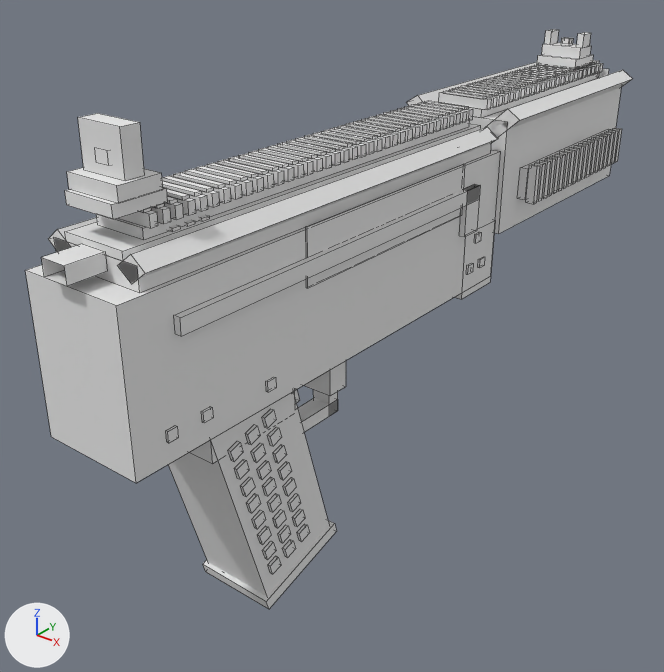
What one commit did to the OBJ model src/main/resources/assets/mareeletrica/models/block/paint_saiga12_view_0.obj.
Before and after are seen from a 50 mm camera at (1.444, -1.613, 1.069) aimed at (0.431, -0.348, 0.285). Arrows for +X, +Y and +Z are at lower left; the lights stay in place. The older version comes first. Mesh edges are drawn as thin lines. Where no turn or scale is listed for an object, it has been applied to the vertices. Vertices at exactly the same position are counted once.

Names of what the first picture shows: 'paint_saiga12_view_0'.
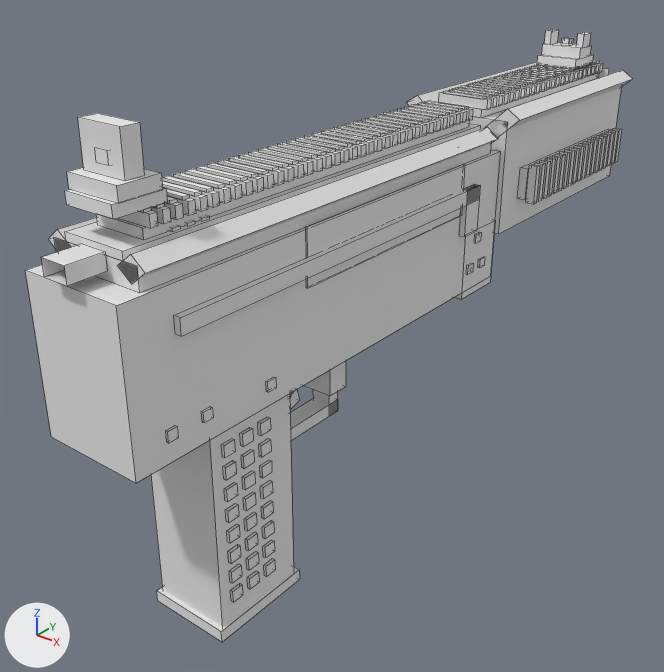
The change in detail:
me_paint_saiga12_view_0 is used by ob_paint_saiga12_view_0; location (0.0, 0.0, 0.0).
me_paint_saiga12_view_0 had 2160 vertices, 1610 faces and spanned x 0.36..0.64, y -0.99..0.51, z -0.07..0.81.
me_paint_saiga12_view_0 now has 2152 vertices, 1604 faces and spans x 0.36..0.64, y -0.99..0.51, z -0.05..0.81.
me_paint_saiga12_view_0 part 1: a new loose piece, a box spanning x 0.43..0.57, y -0.81..-0.63, z -0.04..0.35, in mat_paint (its picture is missing).
me_paint_saiga12_view_0 part 2: the loose piece of 8 vertices spanning x 0.42..0.58, y -0.71..-0.52, z -0.07..0.01 is turned -16 degrees about the x axis through its middle, then moved by (0.0, -0.11, -0.02).
me_paint_saiga12_view_0 part 3: the loose piece of 8 vertices spanning x 0.57..0.58, y -0.7..-0.67, z 0.0..0.03 is moved by (0.0, -0.09, 0.0).
me_paint_saiga12_view_0 part 4: the loose piece of 8 vertices spanning x 0.57..0.58, y -0.72..-0.7, z 0.08..0.11 is moved by (0.0, -0.07, -0.03).
me_paint_saiga12_view_0 part 5: the loose piece of 8 vertices spanning x 0.57..0.58, y -0.76..-0.73, z 0.2..0.22 is moved by (0.0, -0.04, -0.11).
me_paint_saiga12_view_0 part 6: the loose piece of 8 vertices spanning x 0.57..0.58, y -0.77..-0.74, z 0.24..0.26 is moved by (0.0, -0.03, -0.11).
me_paint_saiga12_view_0 part 7: the loose piece of 8 vertices spanning x 0.57..0.58, y -0.78..-0.75, z 0.28..0.3 is moved by (0.0, -0.02, -0.11).
me_paint_saiga12_view_0 part 8: the loose piece of 8 vertices spanning x 0.57..0.58, y -0.68..-0.65, z 0.22..0.25 is moved by (0.0, -0.12, -0.01).
me_paint_saiga12_view_0 part 9: the loose piece of 8 vertices spanning x 0.57..0.58, y -0.69..-0.66, z 0.26..0.29 is moved by (0.0, -0.1, -0.01).
me_paint_saiga12_view_0 part 10: the loose piece of 8 vertices spanning x 0.57..0.58, y -0.7..-0.67, z 0.3..0.33 is moved by (0.0, -0.09, -0.01).
me_paint_saiga12_view_0 part 11: the loose piece of 8 vertices spanning x 0.57..0.58, y -0.66..-0.64, z 0.01..0.04 is moved by (0.0, -0.09, -0.01).
me_paint_saiga12_view_0 part 12: the loose piece of 8 vertices spanning x 0.57..0.58, y -0.67..-0.65, z 0.05..0.08 is moved by (0.0, -0.08, -0.01).
me_paint_saiga12_view_0 part 13: the loose piece of 8 vertices spanning x 0.57..0.58, y -0.65..-0.62, z 0.1..0.13 is moved by (0.0, -0.11, -0.02).
me_paint_saiga12_view_0 part 14: the loose piece of 8 vertices spanning x 0.57..0.58, y -0.66..-0.63, z 0.14..0.17 is moved by (0.0, -0.1, -0.01).
me_paint_saiga12_view_0 part 15: the loose piece of 8 vertices spanning x 0.57..0.58, y -0.67..-0.64, z 0.18..0.21 is moved by (0.0, -0.09, 0.03).
me_paint_saiga12_view_0 part 16: the loose piece of 8 vertices spanning x 0.57..0.58, y -0.62..-0.6, z 0.02..0.05 is moved by (0.0, -0.09, -0.02).
me_paint_saiga12_view_0 part 17: the loose piece of 8 vertices spanning x 0.57..0.58, y -0.64..-0.61, z 0.06..0.09 is deleted.
me_paint_saiga12_view_0 part 18: 20 vertices moved from x 0.42..0.58, y -0.73..-0.7, z 0.04..0.24 to x 0.42..0.58, y -0.73..-0.69, z 0.05..0.23; 88 vertices removed from x 0.42..0.58, y -0.83..-0.53, z -0.05..0.43; 88 vertices added at x 0.42..0.58, y -0.75..-0.69, z 0.09..0.31.
Other edits to the shape of me_paint_saiga12_view_0 do not show in these pictures.

Boxes [x1, y1, x2, y2] around the edits, measured in the pictures (664 x 672 px; the box of a moved part takes in the faces that stretch with it):
'paint_saiga12_view_0', reshaped: before [25, 29, 632, 609]; after [25, 29, 632, 642]
part 1 of me_paint_saiga12_view_0, added: after [151, 393, 294, 627]
part 2 of me_paint_saiga12_view_0, moved or reshaped: before [203, 520, 336, 609]; after [157, 567, 300, 642]
part 3 of me_paint_saiga12_view_0, moved or reshaped: before [268, 556, 281, 574]; after [230, 583, 243, 602]
part 4 of me_paint_saiga12_view_0, moved or reshaped: before [257, 526, 271, 545]; after [229, 564, 242, 583]
part 5 of me_paint_saiga12_view_0, moved or reshaped: before [240, 477, 255, 496]; after [228, 544, 241, 563]
part 6 of me_paint_saiga12_view_0, moved or reshaped: before [234, 459, 249, 479]; after [227, 524, 240, 543]
part 7 of me_paint_saiga12_view_0, moved or reshaped: before [228, 441, 243, 461]; after [225, 503, 239, 523]
part 8 of me_paint_saiga12_view_0, moved or reshaped: before [273, 444, 287, 463]; after [224, 482, 237, 502]
part 9 of me_paint_saiga12_view_0, moved or reshaped: before [267, 427, 282, 446]; after [223, 461, 236, 480]
part 10 of me_paint_saiga12_view_0, moved or reshaped: before [262, 409, 276, 428]; after [221, 438, 235, 458]
part 11 of me_paint_saiga12_view_0, moved or reshaped: before [283, 540, 295, 558]; after [247, 571, 259, 589]
part 12 of me_paint_saiga12_view_0, moved or reshaped: before [278, 525, 291, 543]; after [246, 552, 259, 570]
part 13 of me_paint_saiga12_view_0, moved or reshaped: before [288, 494, 301, 512]; after [245, 532, 258, 551]
part 14 of me_paint_saiga12_view_0, moved or reshaped: before [283, 478, 296, 496]; after [244, 512, 257, 531]
part 15 of me_paint_saiga12_view_0, moved or reshaped: before [278, 461, 291, 480]; after [242, 471, 255, 490]
part 16 of me_paint_saiga12_view_0, moved or reshaped: before [297, 524, 309, 541]; after [264, 558, 275, 577]
part 17 of me_paint_saiga12_view_0, deleted: before [292, 509, 305, 527]
part 18 of me_paint_saiga12_view_0, moved or reshaped: before [168, 391, 329, 596]; after [240, 417, 275, 557]
